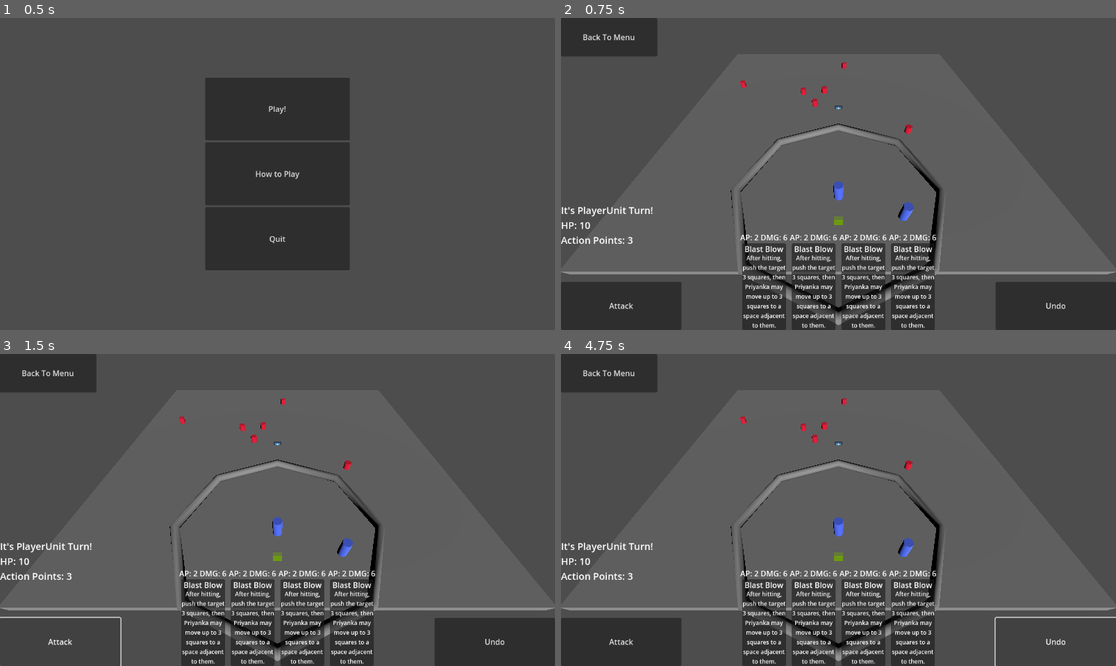
Above: before the commit, frames 1-4 (two rows, left to right).
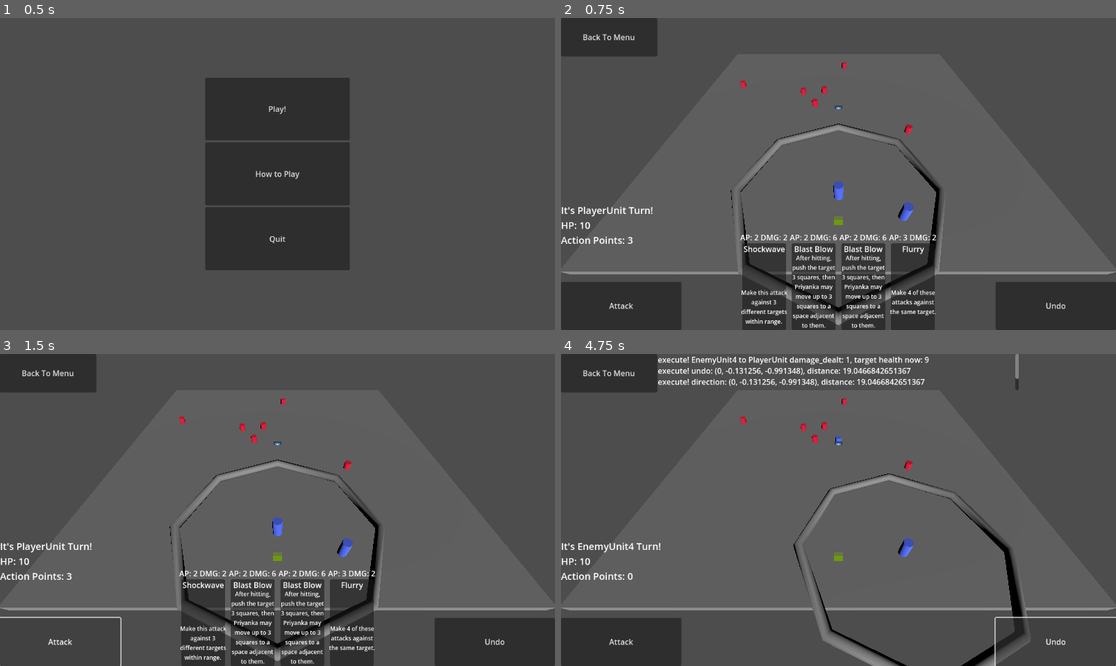
Above: after the commit, the same moments.

Repository: ValorZard/Priyanka-outdated
Game: Godot game, scene res://Scenes/MainMenu/MainMenu.tscn
Two runs of this game, one before a commit and one after it. Both use one fixed random seed, a clock stepped at 60 frames per second and the inputs below. The engine's default icon, where the game draws it, is replaced by a stand-in: a white triangle on a blue panel in a dark square.
Inputs:
- Up to frame 1 (0.5 s): no input
- Up to frame 2 (0.75 s): click "Play!" at 0.5 s
- Up to frame 3 (1.5 s): click "Attack" at 1.25 s
- Up to frame 4 (4.75 s): click "Blast Blow" at 2 s; click "Blast Blow" (after the commit: "Shockwave") at 2.75 s; click "Blast Blow" at 3.5 s; click "Undo" at 4.25 s

Frame 1 is identical in both runs. In frame 2, 1.7% of the frame differs, in the area x 32-68%, y 69-100%; in frame 3, 1.7%; in frame 4, 12%, in the area x 3-85%, y 0-100%.

Commit message:
work done towards getting full card functionality in

Diff:
--- a/Cards/CardData.gd
+++ b/Cards/CardData.gd
@@ -14,7 +14,7 @@
 # Make sure that every parameter has a default value.
 # Otherwise, there will be problems with creating and editing
 # your resource via the inspector.
-func _init(card_name = "", card_type = CardType.ATTACK, action_point_cost = 0, attack_damage = 0, description = "lorem ipsum"):
+func _init(card_name := "", card_type := CardType.ATTACK, action_point_cost := 0, attack_damage := 0, description := "lorem ipsum"):
 	self.card_name = card_name
 	self.action_point_cost = action_point_cost
 	self.attack_damage = attack_damage
--- a/Scenes/test_scene.tscn
+++ b/Scenes/test_scene.tscn
@@ -8,7 +8,10 @@
 [ext_resource type="Script" path="res://GameBoard/Cursor.gd" id="5_64lmv"]
 [ext_resource type="PackedScene" uid="uid://qemowma3sf0r" path="res://UI/CardDeckUI.tscn" id="5_wefjj"]
 [ext_resource type="PackedScene" uid="uid://ouuora8lxpt7" path="res://Units/EnemyUnit.tscn" id="7_7icr8"]
+[ext_resource type="Resource" uid="uid://df1vh1gbvvymw" path="res://Cards/CardList/ShockwaveCard.tres" id="7_saaqn"]
+[ext_resource type="Resource" uid="uid://dn604xmeqh152" path="res://Cards/CardList/BlastBlowCard.tres" id="8_4tlpe"]
 [ext_resource type="Script" path="res://GameBoard/CombatManager.gd" id="8_quw6g"]
+[ext_resource type="Resource" uid="uid://tl4by1gv6g8" path="res://Cards/CardList/FlurryCard.tres" id="9_pog3m"]
 
 [sub_resource type="LabelSettings" id="LabelSettings_4u0tp"]
 font_size = 20
@@ -27,7 +30,7 @@
 texture = ExtResource("5_7oytf")
 script = ExtResource("5_64lmv")
 
-[node name="InputManager" type="Control" parent="." node_paths=PackedStringArray("game_board", "cursor", "camera3d", "turn_timer", "input_buffer_timer")]
+[node name="InputManager" type="Control" parent="." node_paths=PackedStringArray("game_board", "cursor", "camera3d", "turn_timer", "input_buffer_timer", "card_deck_ui")]
 layout_mode = 3
 anchors_preset = 15
 anchor_right = 1.0
@@ -40,6 +43,7 @@
 camera3d = NodePath("../Camera3D")
 turn_timer = NodePath("../TurnTimer")
 input_buffer_timer = NodePath("../InputBufferTimer")
+card_deck_ui = NodePath("CardDeckUI")
 
 [node name="AttackButton" type="Button" parent="InputManager"]
 layout_mode = 1
@@ -114,6 +118,7 @@
 
 [node name="PlayerUnit" parent="." instance=ExtResource("3_dmna3")]
 transform = Transform3D(1, 0, 0, 0, 1, 0, 0, 0, 1, 0, 3, -2)
+card_hand = Array[Resource("res://Cards/CardData.gd")]([ExtResource("7_saaqn"), ExtResource("8_4tlpe"), ExtResource("8_4tlpe"), ExtResource("9_pog3m")])
 
 [node name="Box" parent="." instance=ExtResource("4_t58ag")]
 transform = Transform3D(50, 0, 0, 0, 1, 0, 0, 0, 50, 0, 0, -20)
@@ -138,6 +143,7 @@
 
 [node name="PlayerUnit2" parent="." instance=ExtResource("3_dmna3")]
 transform = Transform3D(0.999109, 0.042207, 0, -0.042207, 0.999109, 0, 0, 0, 1, 6.60937, 2.30312, 0)
+card_hand = Array[Resource("res://Cards/CardData.gd")]([ExtResource("9_pog3m"), ExtResource("8_4tlpe"), ExtResource("7_saaqn")])
 
 [node name="EnemyUnit5" parent="." instance=ExtResource("7_7icr8")]
 transform = Transform3D(1, 0, 0, 0, 1, 0, 0, 0, 1, -2.64167, 0.5, -26.417)
--- a/UI/CardButton.gd
+++ b/UI/CardButton.gd
@@ -8,10 +8,14 @@
 
 # Called when the node enters the scene tree for the first time.
 func _ready():
+	self.connect("button_down", play_card)
+
+func setup(card_data : CardData, game_board : GameBoard):
+	self.card_data = card_data
+	self.game_board = game_board
 	$CardName.text = card_data.card_name
 	$CardStats.text = str("AP: ", card_data.action_point_cost, " DMG: ", card_data.attack_damage)
 	$CardDescription.text = card_data.description
-	self.connect("button_down", play_card)
 
 
 # Called every frame. 'delta' is the elapsed time since the previous frame.
--- a/UI/CardButton.tscn
+++ b/UI/CardButton.tscn
@@ -9,6 +9,7 @@
 [node name="CardButton" type="Button"]
 offset_right = 100.0
 offset_bottom = 150.0
+size_flags_horizontal = 3
 script = ExtResource("1_d6j3d")
 card_data = ExtResource("2_ebdk4")
 
--- a/UI/CardDeckUI.gd
+++ b/UI/CardDeckUI.gd
@@ -6,21 +6,25 @@
 # also need to code the grid and connect that to the cards
 # https://www.gdquest.com/tutorial/godot/2d/tactical-rpg-movement/lessons/00.handling-grid-interactions/
 
+class_name CardDeckUI
+
 var count : int = 0
 
 var game_board : GameBoard
+var card_button_prefab := preload("res://UI/CardButton.tscn")
 
 # Called when the node enters the scene tree for the first time.
 func _ready():
-	for card_button in get_children():
-		if card_button is Button:
-			card_button.connect("button_up", _on_Card_Selected)
+#	for card_button in get_children():
+#		if card_button is Button:
+#			card_button.connect("button_up", _on_Card_Selected)
+	pass
 
 func set_game_board(game_board : GameBoard):
 	self.game_board = game_board
-	for card_button in get_children():
-		if card_button is CardButton:
-			card_button.game_board = game_board
+#	for card_button in get_children():
+#		if card_button is CardButton:
+#			card_button.game_board = game_board
 
 func is_hovered() -> bool:
 	for card_button in get_children():
@@ -28,6 +32,16 @@
 			if card_button.is_hovered():
 				return true
 	return false
+
+func update_deck_ui(current_unit : BaseUnit):
+	# clear all the current cards from the UI
+	for child in get_children():
+		self.remove_child(child)
+	# now, add in add the cards for the unit
+	for card_data in current_unit.card_hand:
+		var card_button := card_button_prefab.instantiate()
+		card_button.setup(card_data, game_board)
+		add_child(card_button)
 
 # Called every frame. 'delta' is the elapsed time since the previous frame.
 func _process(delta):
--- a/UI/InputManager.gd
+++ b/UI/InputManager.gd
@@ -7,13 +7,14 @@
 @export var camera3d : Camera3D
 @export var turn_timer : Timer
 @export var input_buffer_timer : Timer
+@export var card_deck_ui : CardDeckUI
 
 var mouse_in_ui := false
 
 var is_game_over : bool = false
 # Called when the node enters the scene tree for the first time.
 func _ready():
-	$CardDeckUI.set_game_board(game_board)
+	card_deck_ui.set_game_board(game_board)
 	$AttackButton.connect("button_up", do_current_unit_base_attack)
 	$UndoButton.connect("button_up", game_board.undo_command)
 	$BackToMenuButton.connect("button_up", go_back_to_menu)
@@ -70,6 +71,7 @@
 
 func update_ui():
 	$StatsLabel.text = str("It's ",game_board.get_current_unit().name, " Turn! \nHP: ", game_board.get_current_unit().health, "\nAction Points: ", game_board.get_current_unit().action_points)
+	card_deck_ui.update_deck_ui(game_board.get_current_unit())
 
 # Called every frame. 'delta' is the elapsed time since the previous frame.
 func _process(delta):
--- a/Units/BaseUnit.gd
+++ b/Units/BaseUnit.gd
@@ -13,6 +13,10 @@
 @export var max_movement_radius : float = 10 # maximum distance this unit can move in one turn in meters
 @export var action_points : int = 3
 @export var max_action_points : int = 3
+
+# Card stuff
+@export var card_deck : Array[CardData] # all the cards in the unit's deck
+@export var card_hand : Array[CardData] # the specific cards the unit current is "holding" in their hand
 
 # base attack information
 @export var base_attack_damage : int = 1
Not shown: 1 places in Scenes/test_scene.tscn that only renumber resources
